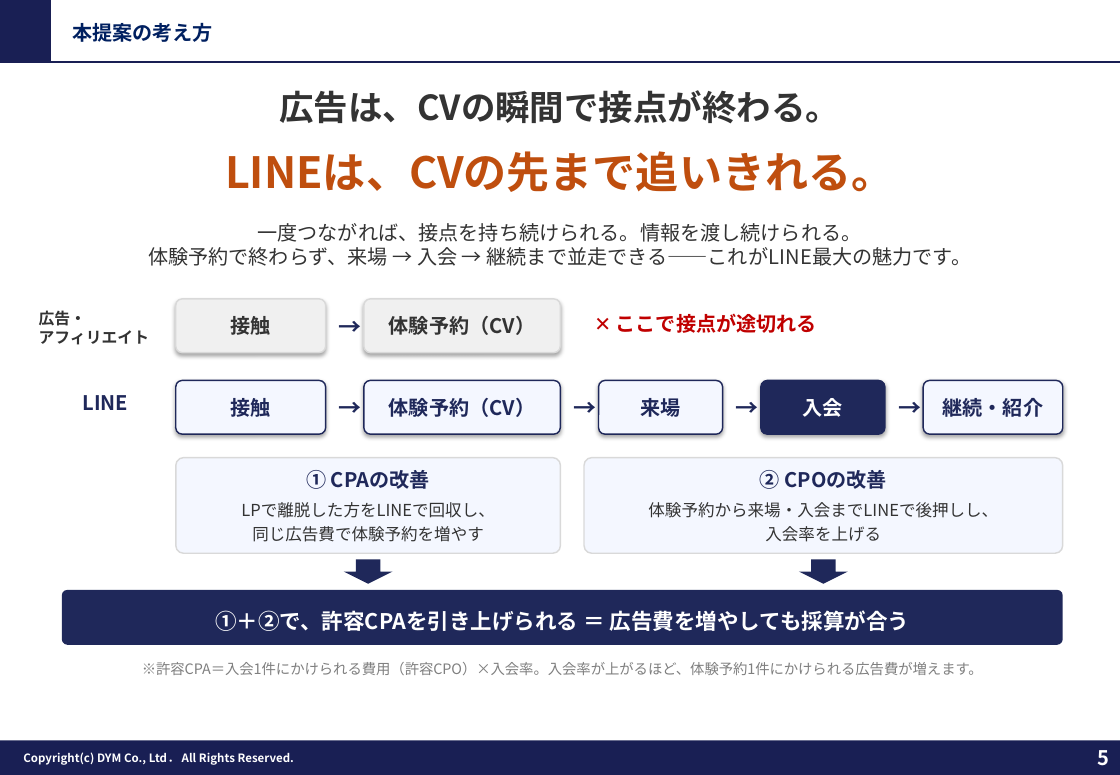
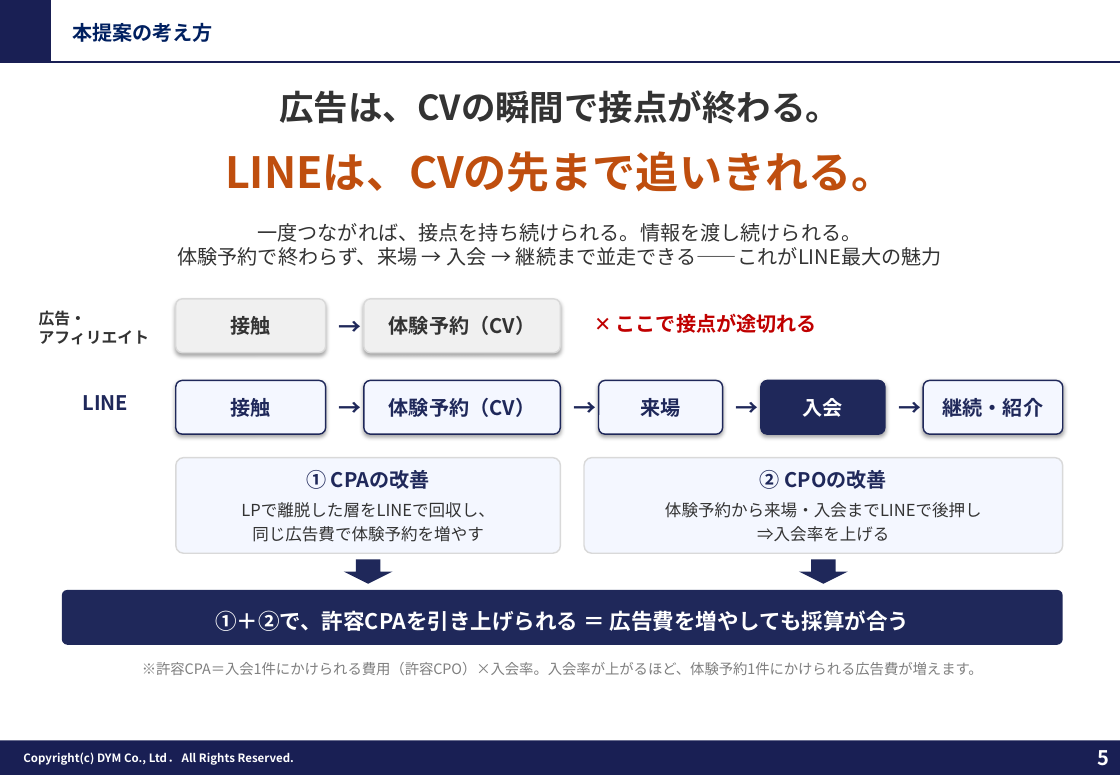
Before and after one commit to tonomura-r-dev/folder, a slide deck: slide 5 of 202609_株式会社やる気スイッチグループ御中_LINE公式アカウント運用のご提案_ver3.1.pptx. Drawn at 1120x775 pixels with LibreOffice and Linux fonts; fonts in the diff are those of the drawing; background and template pictures are left out. Boxes give left, top, right and bottom in pixels: in the first picture for what was removed or moved away, otherwise in the second. Text is boxed around its words. In the diff, an @@ line names an element or a change of style, - is before the commit and + after.

```diff
--- a/202609_株式会社やる気スイッチグループ御中_LINE公式アカウント運用のご提案_ver3.1.pptx
+++ b/202609_株式会社やる気スイッチグループ御中_LINE公式アカウント運用のご提案_ver3.1.pptx
@@ text at <box>177,247,942,266</box>: text changed @@
-体験予約で終わらず、来場 → 入会 → 継続まで並走できる——これがLINE最大の魅力です。
+体験予約で終わらず、来場 → 入会 → 継続まで並走できる——これがLINE最大の魅力
@@ text in rounded rectangle at <box>241,502,494,518</box>: text changed @@
-LPで離脱した方をLINEで回収し、
+LPで離脱した層をLINEで回収し、
@@ text in rounded rectangle at <box>665,502,982,542</box>: text changed @@
-体験予約から来場・入会までLINEで後押しし、
-入会率を上げる
+体験予約から来場・入会までLINEで後押し
+⇒入会率を上げる
```
Also in this commit, not shown: 19 other slides changed.
